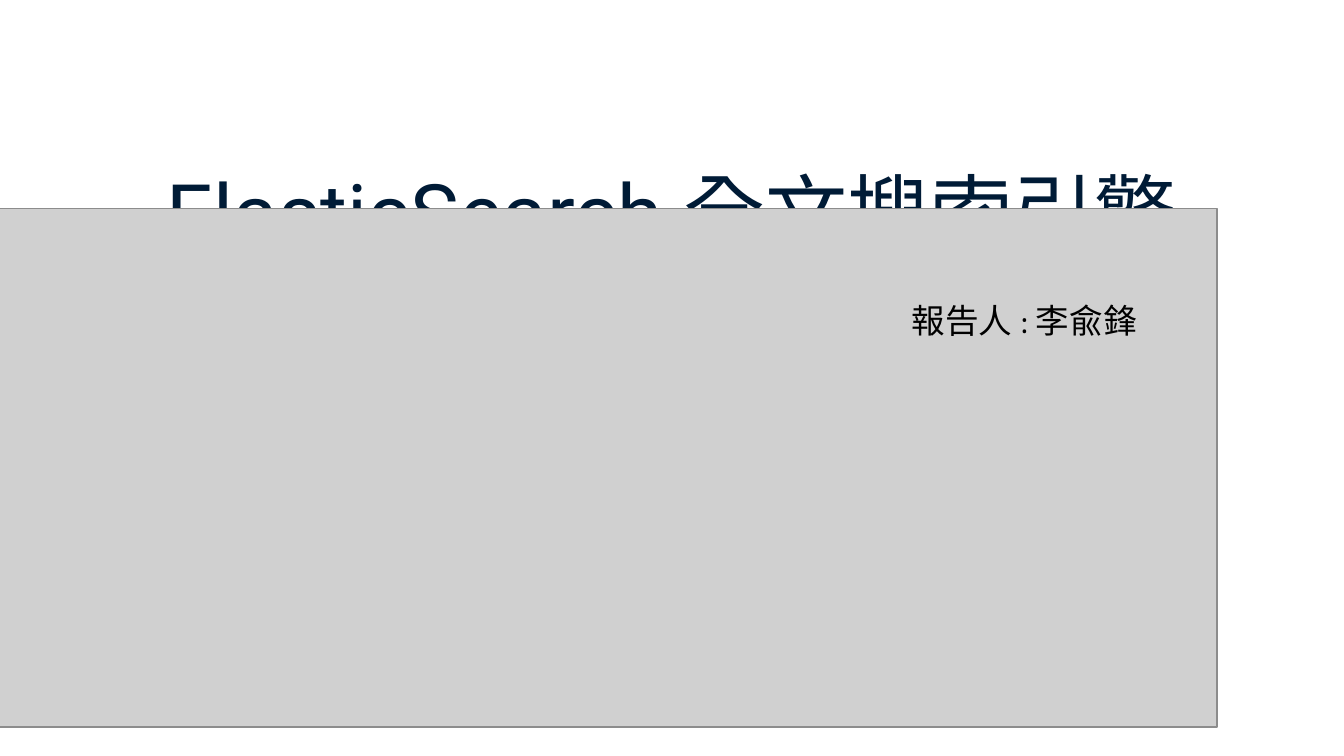
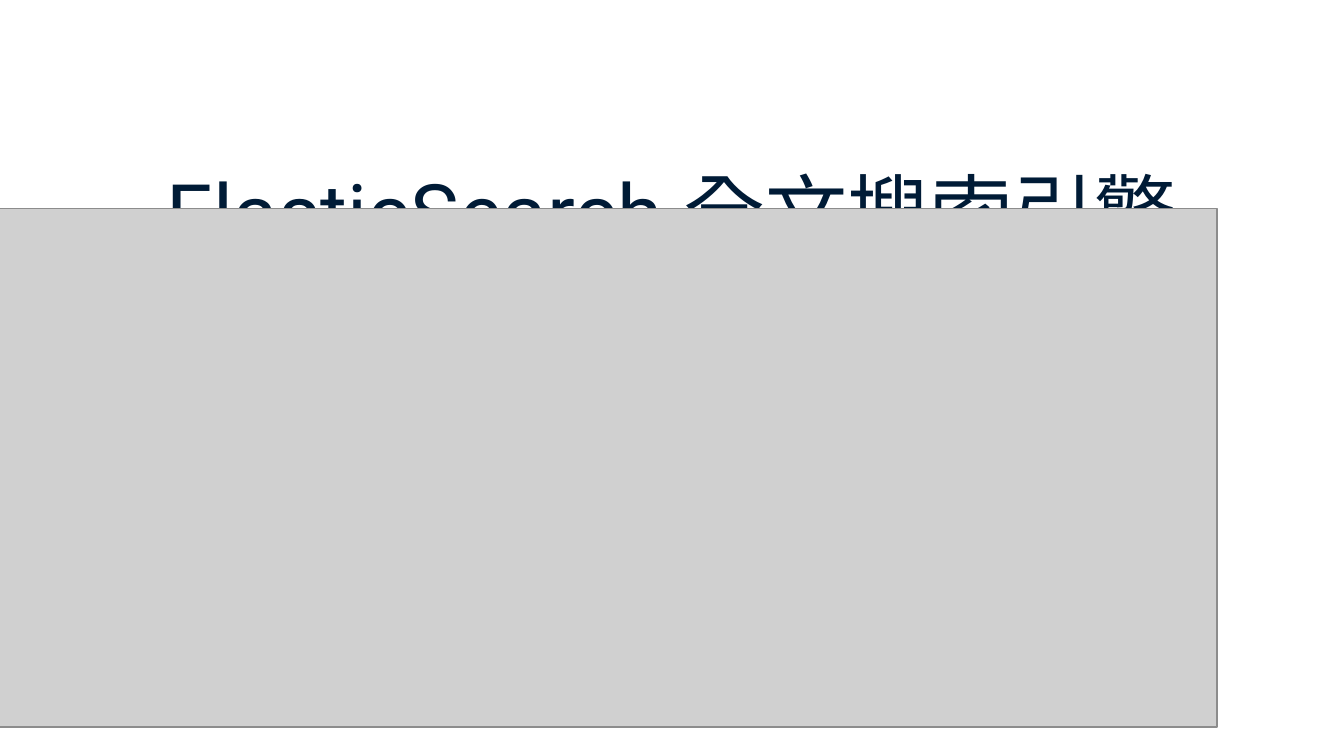
Before and after one commit to twelvefish/elasticsearch-demo, a slide deck: slide 1 of elasticSearch專題報告.pptx. Drawn at 1344x756 pixels with LibreOffice and Linux fonts; fonts in the diff are those of the drawing; grey boxes stand for pictures; background and template pictures are left out. Boxes give left, top, right and bottom in pixels: in the first picture for what was removed or moved away, otherwise in the second. Text is boxed around its words. In the diff, an @@ line names an element or a change of style, - is before the commit and + after.

```diff
--- a/elasticSearch專題報告.pptx
+++ b/elasticSearch專題報告.pptx
@@ text removed at (912,304,1137,336) @@
-報告人 : 李兪鋒
```
Also in this commit, not shown: 1 other slide changed.
